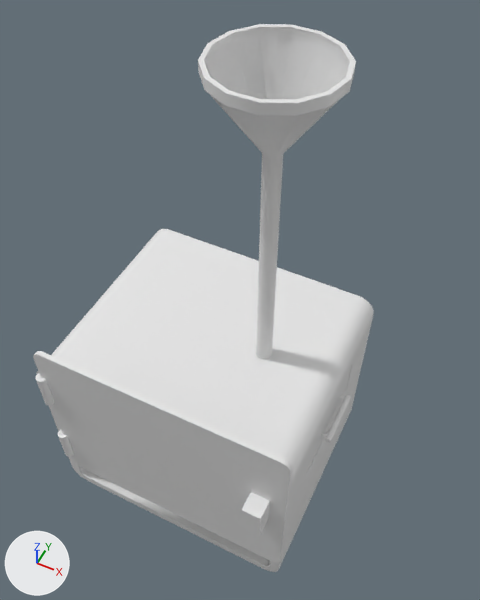
What one commit did to the FBX model public/three-assets/fbx/box.fbx.
Camera for both pictures: a camera (50 mm lens) standing at (4.77, -8.1, 14.05) and looking at (0.7, 0.04, 3.88). Arrows for +X, +Y and +Z are at lower left; the lights stay in place. Materials are left out; every surface is plain grey. Where no turn or scale is listed for an object, it has been applied to the vertices. Vertices at the same position are counted once.
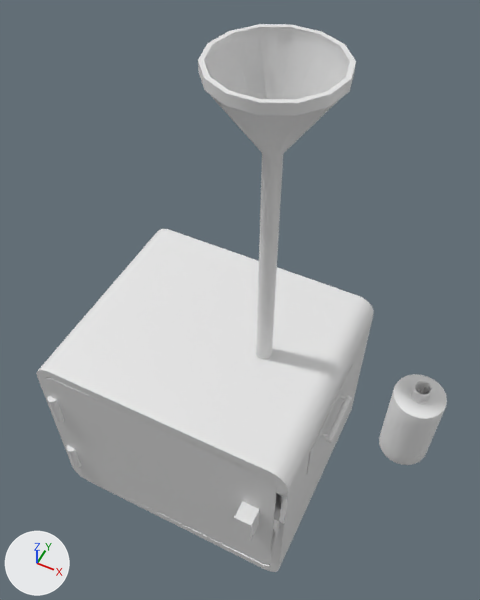
ob_porte is not drawn itself; it is the parent of ob_poignee, ob_cylinder_1, ob_cube_1.

The change, as a diff of the scene's bpy script:
```diff
--- a/public/three-assets/fbx/box.fbx.py
+++ b/public/three-assets/fbx/box.fbx.py
@@ me_mesh_002 @@
 # used by ob_cylinder; parent = ob_bonbonne_de_co2; location = (0.0, -75.31, 0.0)
-me_mesh_002.from_pydata(...)  # 476 vertices, 472 faces; spans x -50.0..50.0, y -145.0..173.0, z -50.0..50.0
+me_mesh_002.from_pydata(...)  # 82 vertices, 96 faces; spans x -12.0..12.0, y -44.0..44.0, z -12.0..12.0
+# me_mesh_002 part 1: 476 vertices removed from x -50.0..50.0, y -145.0..173.0, z -50.0..50.0; 82 vertices added at x -12.0..12.0, y -44.0..44.0, z -12.0..12.0
@@ me_mesh_025 @@
+me_mesh_025.from_pydata(...)  # 114 vertices, 128 faces; spans x -0.16..0.16, y -0.16..0.16, z -0.382..0.382
@@ me_mesh_023 @@
+me_mesh_023.from_pydata(...)  # 82 vertices, 96 faces; spans x -0.0753..0.0207, y -0.0207..0.0207, z -0.0518..0.0676
@@ me_mesh_027 @@
+me_mesh_027.from_pydata(...)  # 626 vertices, 648 faces; spans x -0.5..0.5, y -0.5..0.5, z -0.89..1.16
@@ ob_cylinder @@
 ob_cylinder = bpy.data.objects.new('Cylinder', me_mesh_002)
-ob_cylinder.parent = ob_bonbonne_de_co2
+ob_cylinder.parent = ob_porte
 ob_cylinder.location = (0.0, -75.31, 0.0)
@@ ob_cube_2 @@
 ob_cube_2 = bpy.data.objects.new('Cube_2', me_mesh_012)
-ob_cube_2.location = (2.49, -0.05, 1.16)
+ob_cube_2.location = (2.51, -0.05, 1.16)
@@ ob_porte @@
 ob_porte.parent = ob_centrale
-ob_porte.location = (-274.3, -8.787, 249.0)
-ob_porte.rotation_euler = (0.0, -0.0018, 0.0)  # degrees (0, -0.1, 0)
+ob_porte.location = (-310.5, -156.4, 213.6)
+ob_porte.rotation_euler = (0.0, 0.00357, 0.0)  # degrees (0, 0.2, 0)
@@ ob_sweep @@
 ob_sweep = bpy.data.objects.new('Sweep', me_mesh_001)
-ob_sweep.location = (-2.09, -2.06, 1.94)
+ob_sweep.location = (4.66, -0.28, 2.58)
@@ ob_cylinder_2_3 @@
 ob_cylinder_2_3 = bpy.data.objects.new('Cylinder_2_3', me_mesh_011)
-ob_cylinder_2_3.location = (3.17, 0.0, 1.19)
+ob_cylinder_2_3.location = (3.19, 0.0, 1.19)
@@ ob_cylinder_2_4 @@
-ob_cylinder_2_4 = bpy.data.objects.new('Cylinder_2_4', me_mesh_021)
-ob_cylinder_2_4.location = (-2.38, -2.86, 0.23)
@@ ob_reservoir_pillule @@
+ob_reservoir_pillule = bpy.data.objects.new('reservoir_pillule', me_mesh_025)
+ob_reservoir_pillule.location = (4.66, -0.28, 3.34)
@@ ob_f_granule_24 @@
+ob_f_granule_24 = bpy.data.objects.new('f_granule_24', me_mesh_023)
+ob_f_granule_24.location = (4.66, -0.28, 3.6)
@@ ob_bouteille_ouverte @@
+ob_bouteille_ouverte = bpy.data.objects.new('Bouteille_ouverte', me_mesh_027)
+ob_bouteille_ouverte.location = (4.66, -0.28, 2.58)
```

Pixel boxes [x1, y1, x2, y2] of what changed, in the pictures (480 x 600 px):
'Cube_1', moved, turned
    before: [33, 351, 293, 563]
    after: [46, 377, 277, 565]
'Bouteille_ouverte', added
    after: [379, 374, 447, 465]
'poignee', moved, turned
    before: [241, 492, 270, 536]
    after: [234, 501, 259, 541]
'Cube_2', moved
    before: [306, 367, 351, 474]
    after: [306, 364, 353, 474]
'Cylinder_1', moved, turned
    before: [35, 373, 55, 405]
    after: [47, 396, 64, 423]
'Cylinder_2_3', moved
    before: [325, 395, 351, 443]
    after: [326, 395, 352, 443]
'Cylinder_2_4', deleted
    before: [58, 430, 74, 457]
'Cylinder', reshaped, moved, turned (not visible before)
    after: [67, 445, 81, 468]
'reservoir_pillule', added
    after: [415, 382, 431, 395]
'Sweep', moved (not visible before)
    after: [411, 383, 432, 402]
'f_granule_24', added
    after: [418, 389, 422, 394]
